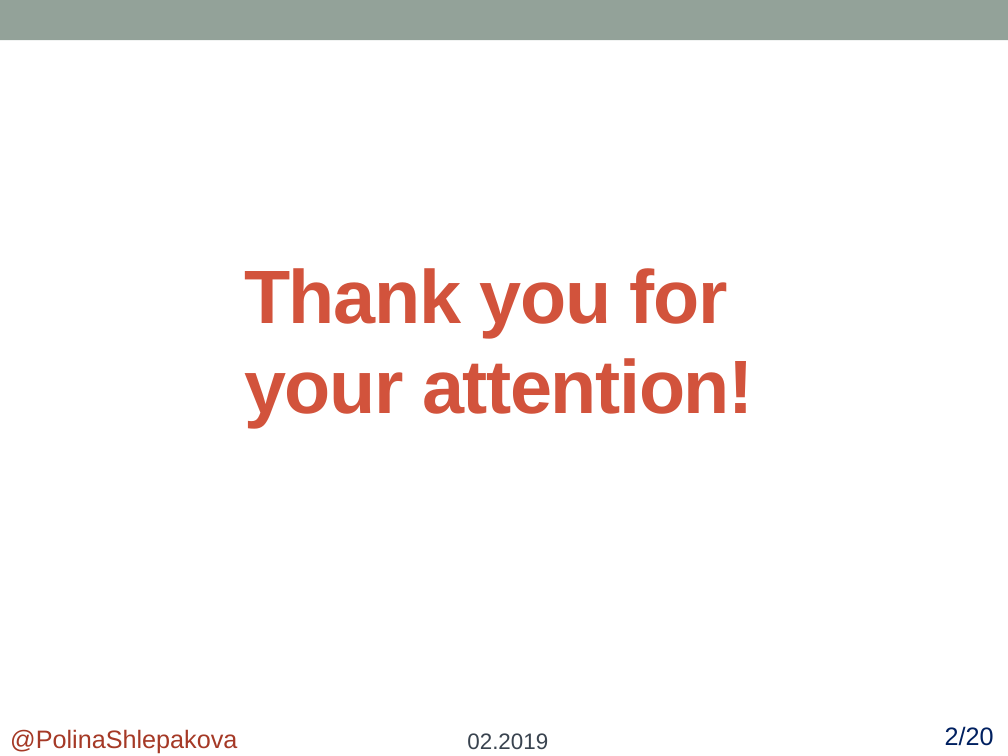
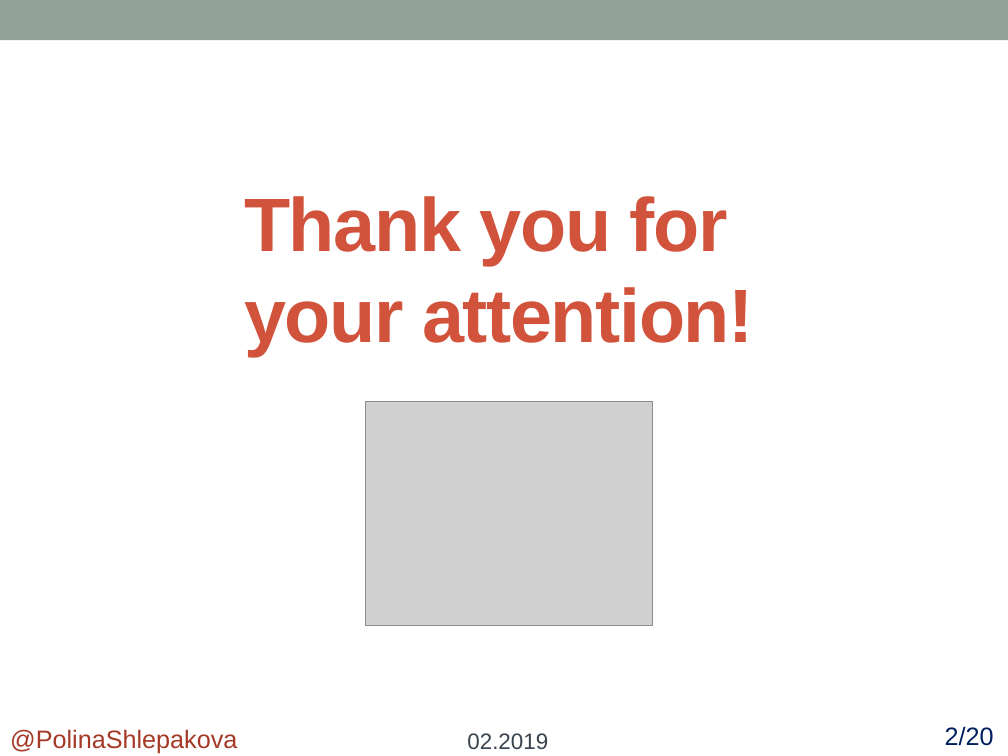
Before and after one commit to polykross/FactoryMethod-Facade, a slide deck: slide 28 of Facade/Presentation/Facade.pptx. Drawn at 1008x756 pixels with LibreOffice and Linux fonts; fonts in the diff are those of the drawing; grey boxes stand for pictures. Boxes give left, top, right and bottom in pixels: in the first picture for what was removed or moved away, otherwise in the second. Text is boxed around its words. In the diff, an @@ line names an element or a change of style, - is before the commit and + after.

```diff
--- a/Facade/Presentation/Facade.pptx
+++ b/Facade/Presentation/Facade.pptx
@@ title "Thank you for your attention!": place and size @@
-title "Thank you for your attention!" at (244, 268, 754, 427)
+title "Thank you for your attention!" at (244, 196, 754, 356)
@@ picture added at (365, 402, 652, 626) @@
```
Also in this commit, not shown: 12 other slides changed, 1 other file.
